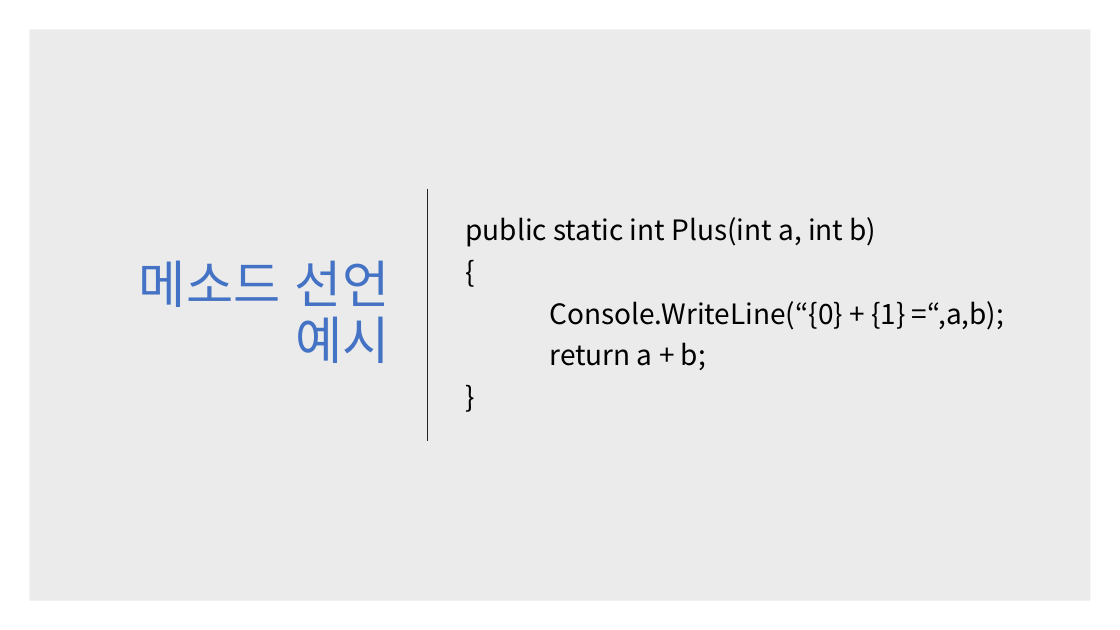
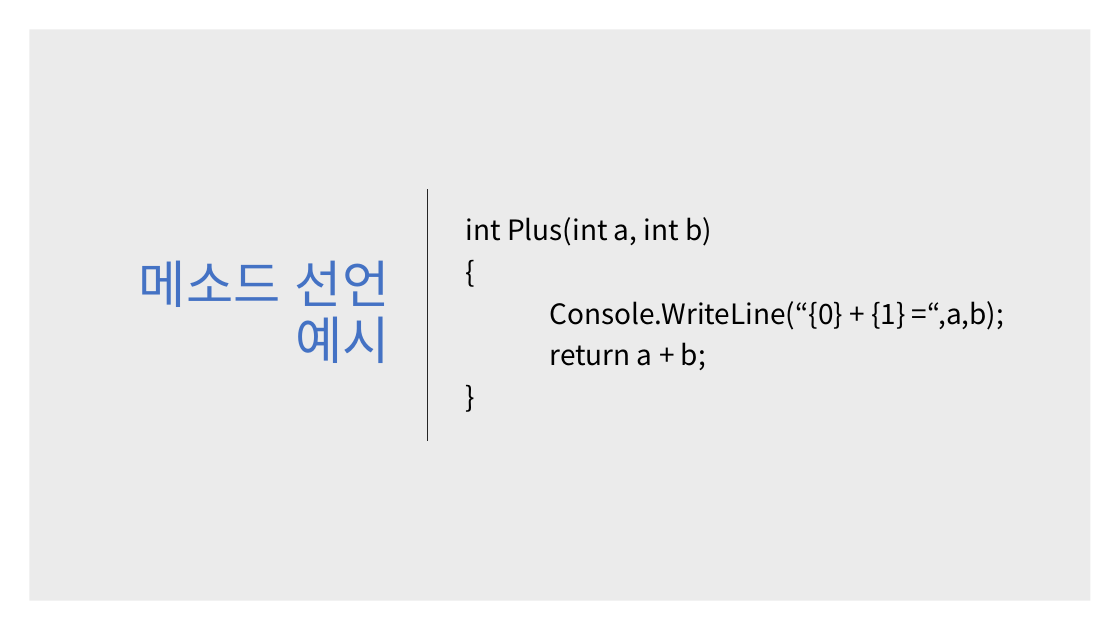
Before and after one commit to kjh99660/Study_powerpoint, a slide deck: slide 15 of c# 스터디 3주 차.pptx. Drawn at 1120x630 pixels with LibreOffice and Linux fonts; fonts in the diff are those of the drawing. Boxes give left, top, right and bottom in pixels: in the first picture for what was removed or moved away, otherwise in the second. Text is boxed around its words. In the diff, an @@ line names an element or a change of style, - is before the commit and + after.

```diff
--- a/c# 스터디 3주 차.pptx
+++ b/c# 스터디 3주 차.pptx
@@ text at (466, 217, 712, 246): text changed @@
-public static int Plus(int a, int b)
+int Plus(int a, int b)
```
Also in this commit, not shown: 4 other slides changed, 6 other files.
